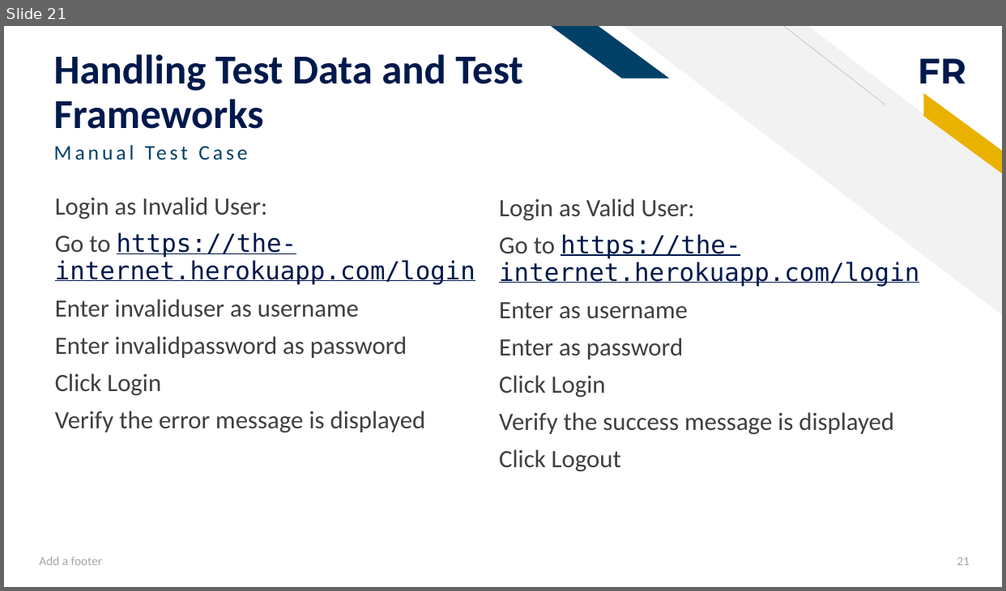
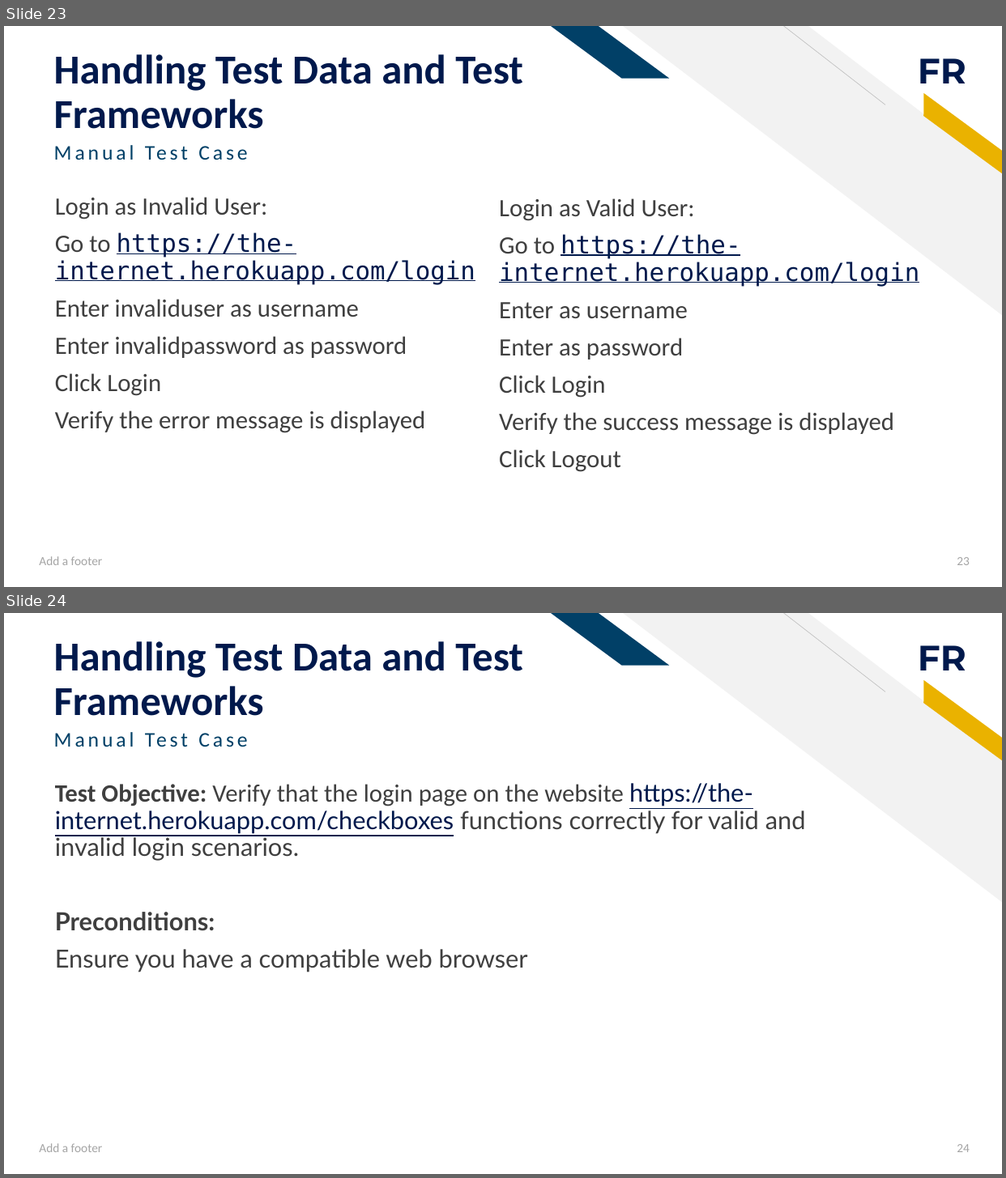
Before and after one commit to ivymorenomt/TestConferenceGuild, a slide deck: docs/From Manual to Automation.pptx. Shown one above the other, each under a label of ours: slide 21 before the commit, slides 23 and 24 after it. The pictures are 1006x591 and 1006x1178 pixels, drawn with LibreOffice and Linux fonts; fonts in the diff are those of the drawing. Boxes give left, top, right and bottom in pixels: in the first picture for what was removed or moved away, otherwise in the second. Text is boxed around its words. In the diff, an @@ line names an element or a change of style, - is before the commit and + after.

```diff
--- a/docs/From Manual to Automation.pptx
+++ b/docs/From Manual to Automation.pptx
@@ slide 24 added at box(4, 613, 1002, 1174), background #FFFFFF; not listed: 5 template elements that a slide beside it also shows @@
@@ title added at box(54, 641, 523, 716), 39.6 pt, text #00194C, bold @@
+Handling Test Data and Test Frameworks
@@ text added at box(55, 786, 96, 803), 20 pt, text #014067 @@
+Manual Test Case
@@ text added at box(55, 783, 806, 973), 24 pt, text #3F3F3F @@
+Test Objective: Verify that the login page on the website https://the-internet.herokuapp.com/checkboxes functions correctly for valid and invalid login scenarios.
+Preconditions:
+Ensure you have a compatible web browser
@@ text added at box(39, 1144, 103, 1152), 12 pt, text #A5A5A5 @@
+Add a footer
@@ page number added at box(957, 1144, 970, 1152), 12 pt, text #A5A5A5 @@
+24
@@ what was slide 21 is now slide 23 @@
@@ page number at box(957, 557, 970, 565): text changed @@
-21
+23
```
Also in this commit, not shown: 15 slides changed, 9 other slides added, 2 slides removed, 4 other files.
